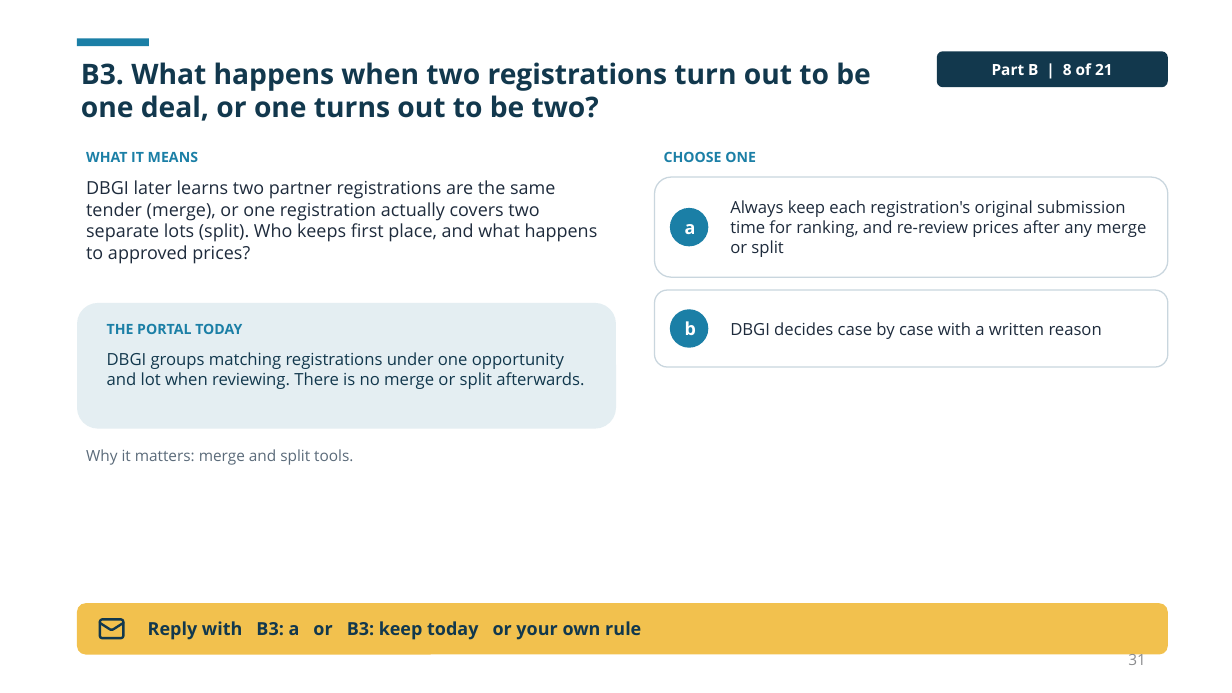
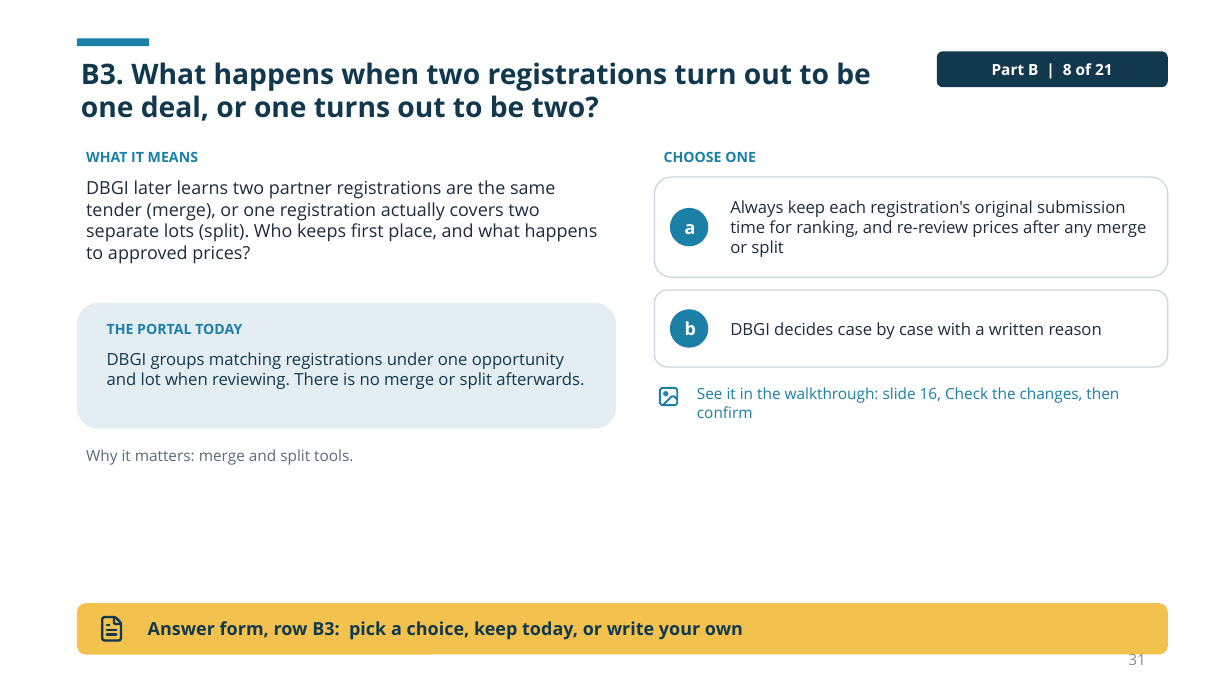
Before and after one commit to dbsuarez/dbgi-deal-registration-portal, a slide deck: slide 31 of docs/guides/Portal User Guide/Using the DBGI Portal.pptx. Drawn at 1232x693 pixels with LibreOffice and Linux fonts; fonts in the diff are those of the drawing. Boxes give left, top, right and bottom in pixels: in the first picture for what was removed or moved away, otherwise in the second. Text is boxed around its words. In the diff, an @@ line names an element or a change of style, - is before the commit and + after.

```diff
--- a/docs/guides/Portal User Guide/Using the DBGI Portal.pptx
+++ b/docs/guides/Portal User Guide/Using the DBGI Portal.pptx
@@ freeform shape added at bbox=[657, 385, 680, 409], outline #1B7FA6 1.5 pt @@
@@ text added at bbox=[697, 387, 1119, 418], 12 pt, text #1B7FA6 @@
+See it in the walkthrough: slide 16, Check the changes, then confirm
@@ freeform shape at bbox=[98, 615, 127, 643]: outline redrawn @@
@@ text at bbox=[148, 621, 743, 640]: text changed @@
-Reply with B3: a or B3: keep today or your own rule
+Answer form, row B3: pick a choice, keep today, or write your own
```
Also in this commit, not shown: 21 other slides changed, 4 other files.
